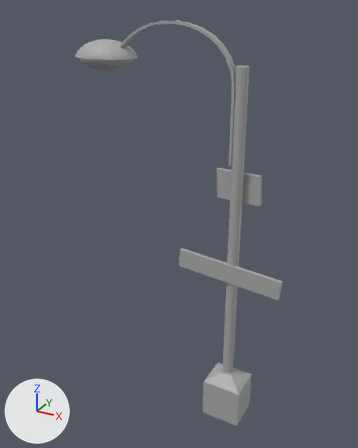
An edit to the FBX model CCTD2164_ProjetTD/Assets/Art/Models/Originals/Enviro_Asset/props_env/Floor_Lamp/SM_Floor_Lamp_01_BO.fbx, drawn before and after from the same camera.
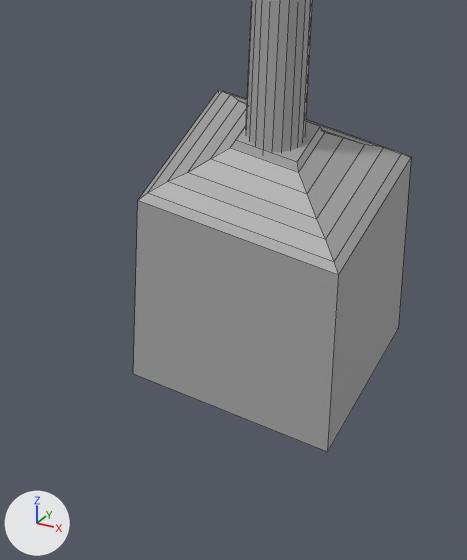
Each version is shown whole from a 50 mm camera at (1.5, -3.76, 3.88) aimed at (-0.6, 0.05, 1.97), then close up on the part from 50% to 73% of the width and 77% to 99% of the height. Arrows for +X, +Y and +Z are at lower left; the lights stay in place. The close-ups show mesh edges as thin lines. Where no turn or scale is listed for an object, it has been applied to the vertices.

In view in the first close-up: 'SM_Floor_Lamp_01_BO'.
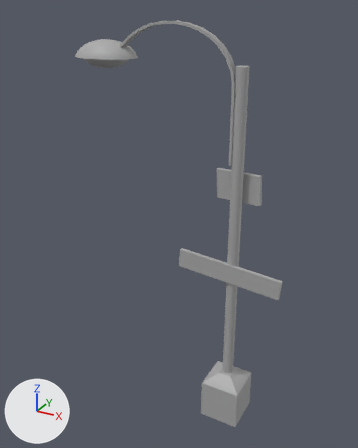
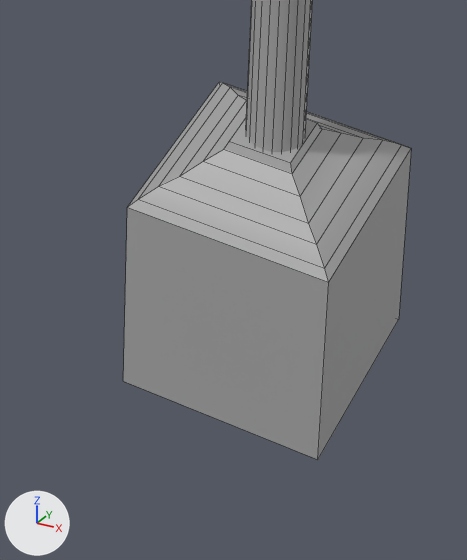
Where the newer file only moved an object's origin or applied its transform, the numbers keep the older frame.

Where the change shows, as pixel boxes (x1, y1, x2, y2) in the close-ups (467 x 560 px; the box of a moved part takes in the faces that stretch with it):
'SM_Floor_Lamp_01_BO', reshaped
    before: (133, 0, 411, 452)
    after: (123, 0, 411, 460)
part 1 of me_mesh, moved or reshaped
    before: (133, 90, 411, 452)
    after: (123, 82, 411, 460)
part 2 of me_mesh, moved or reshaped
    both: (246, 0, 313, 152)

Patch to the scene script:
```diff
--- a/CCTD2164_ProjetTD/Assets/Art/Models/Originals/Enviro_Asset/props_env/Floor_Lamp/SM_Floor_Lamp_01_BO.fbx.py
+++ b/CCTD2164_ProjetTD/Assets/Art/Models/Originals/Enviro_Asset/props_env/Floor_Lamp/SM_Floor_Lamp_01_BO.fbx.py
@@ me_mesh @@
 # used by ob_sm_floor_lamp_01_bo; location = (0.0, 0.0, 0.0)
-me_mesh.from_pydata(...)  # 536 vertices, 544 faces; spans x -1.63..0.48, y -0.2..0.25, z 0.0..3.77
+me_mesh.from_pydata(...)  # 555 vertices, 553 faces; spans x -1.63..0.48, y -0.2..0.25, z 0.0..3.77
+# me_mesh part 1: the loose piece of 32 vertices spanning x -0.19..0.19, y -0.17..0.17, z 0.0..0.51 is scaled about the mesh origin by (1, 1.14, 1)
+# me_mesh part 2
+# 1 vertex is removed from x -0.01, y 0.0, z 0.33
+# 40 faces are deleted
+# 20 new vertices lie (0.0, 0.0, 1.56) away from vertices in x -0.06..0.05, y -0.05..0.05, z 0.33
+# 40 new faces join them
 me_mesh.materials.append(mat_standardsurface1)
```
